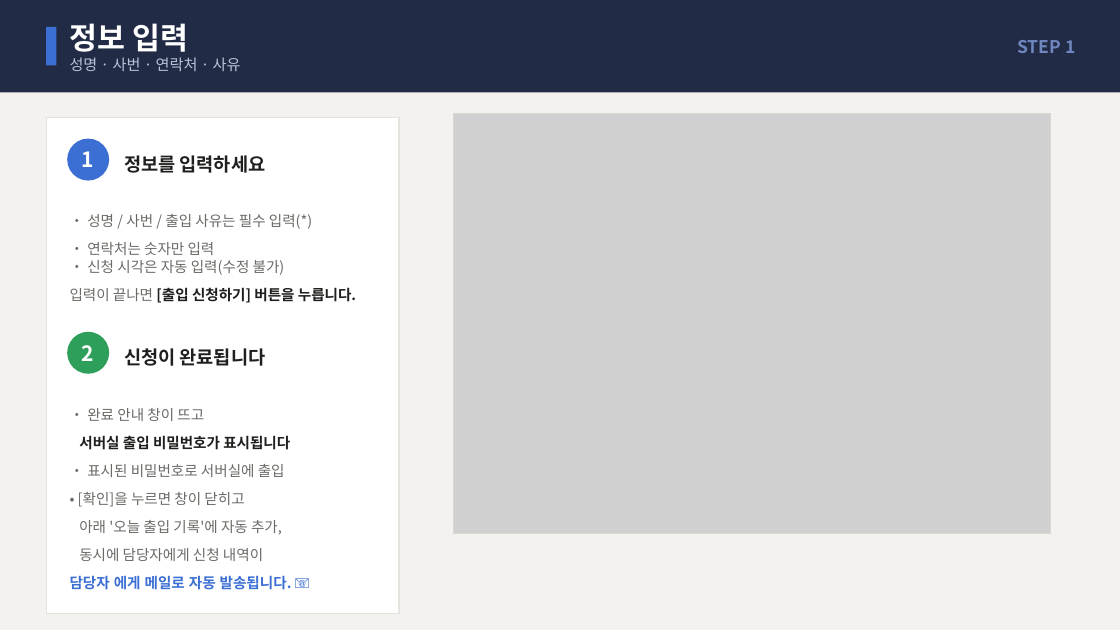
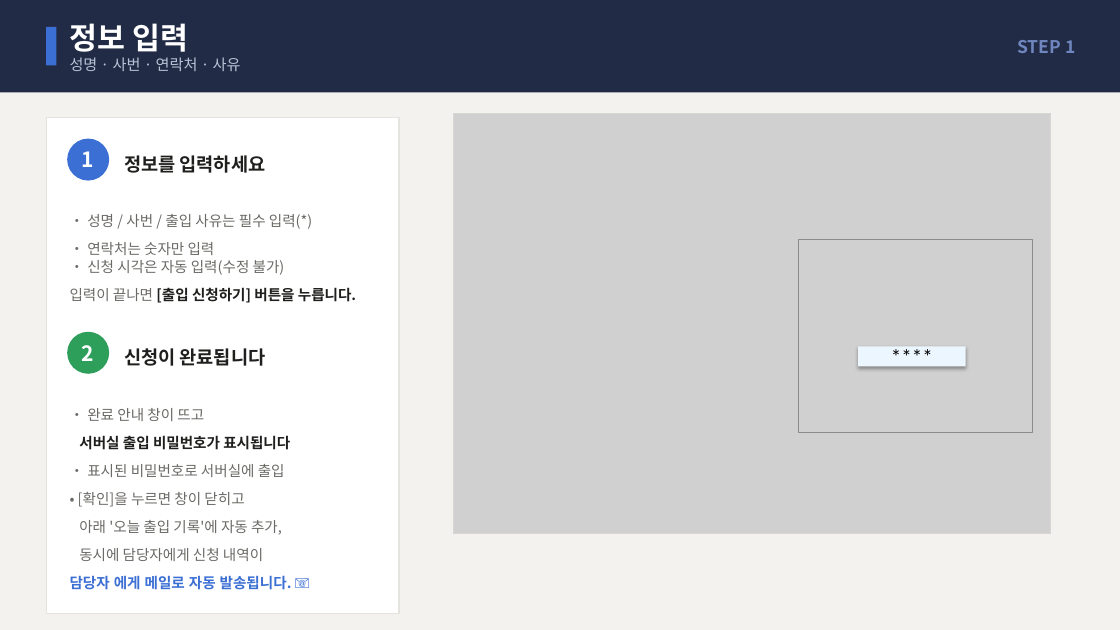
Before and after one commit to inzentibiz/srcAccessMgmt, a slide deck: slide 3 of docs/서버실_출입관리_사용자가이드.pptx. Drawn at 1120x630 pixels with LibreOffice and Linux fonts; fonts in the diff are those of the drawing; grey boxes stand for pictures. Boxes give left, top, right and bottom in pixels: in the first picture for what was removed or moved away, otherwise in the second. Text is boxed around its words. In the diff, an @@ line names an element or a change of style, - is before the commit and + after.

```diff
--- a/docs/서버실_출입관리_사용자가이드.pptx
+++ b/docs/서버실_출입관리_사용자가이드.pptx
@@ picture added at (798, 239, 1033, 433) @@
@@ rectangle added at (859, 346, 966, 366), fill #ECF6FF, 18 pt, text #000000 @@
+****
```
Also in this commit, not shown: 1 other slide changed, 20 other files.
